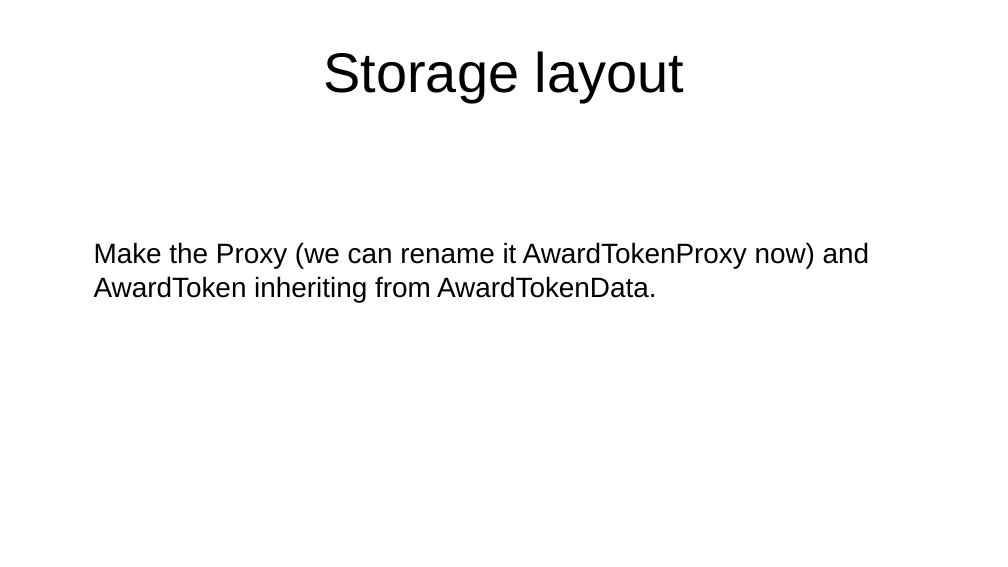
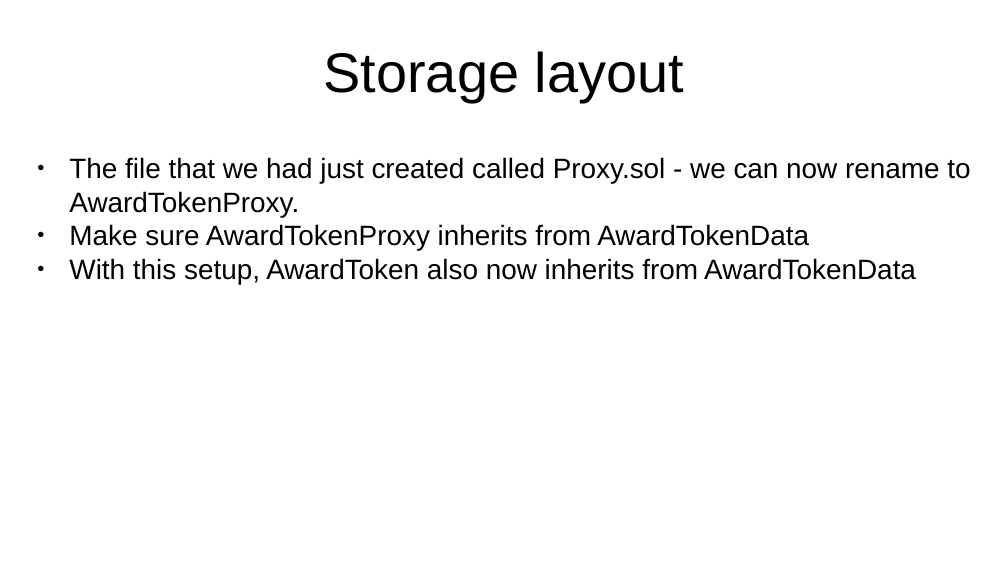
Before and after one commit to bunsenstraat/remix-workshops-cleanup, a slide deck: slide 15 of proxyContractAwardToken/ProxyContract.odp. Drawn at 1008x567 pixels with LibreOffice and Linux fonts; fonts in the diff are those of the drawing; grey boxes stand for pictures. Boxes give left, top, right and bottom in pixels: in the first picture for what was removed or moved away, otherwise in the second. Text is boxed around its words. In the diff, an @@ line names an element or a change of style, - is before the commit and + after.

```diff
--- a/proxyContractAwardToken/ProxyContract.odp
+++ b/proxyContractAwardToken/ProxyContract.odp
@@ text added at (69, 157, 970, 284), 22 pt, text #000000 @@
+● The file that we had just created called Proxy.sol - we can now rename to AwardTokenProxy.
+● Make sure AwardTokenProxy inherits from AwardTokenData
+● With this setup, AwardToken also now inherits from AwardTokenData
@@ text removed at (94, 242, 870, 302) @@
-Make the Proxy (we can rename it AwardTokenProxy now) and AwardToken inheriting from AwardTokenData.
```
Also in this commit, not shown: 11 other slides changed, 2 slides added, 14 other files.
